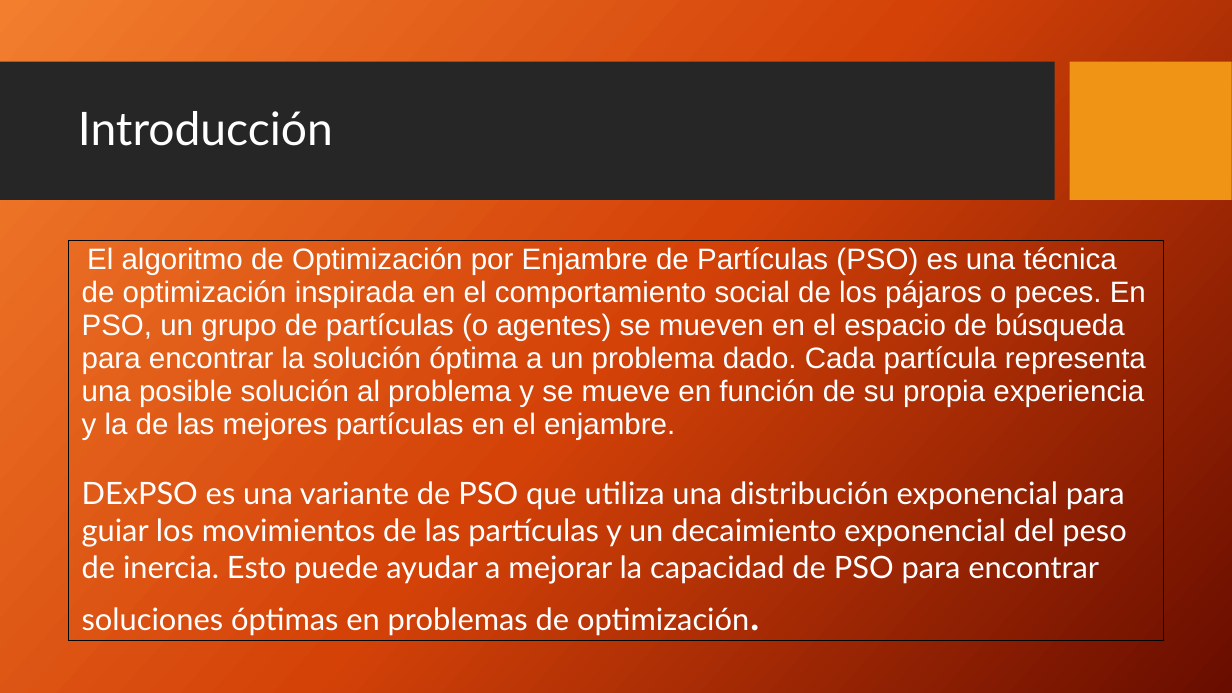
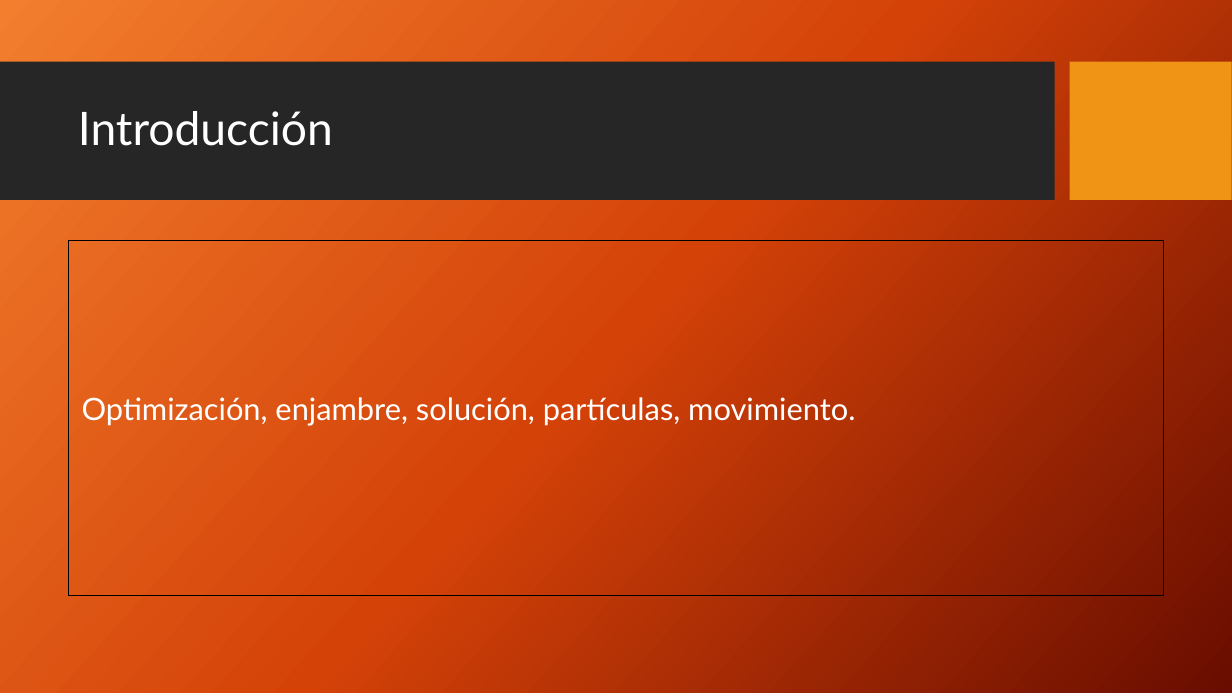
Before and after one commit to fermontenegro/PSO, a slide deck: slide 2 of Presentacion final.pptx. Drawn at 1232x693 pixels with LibreOffice and Linux fonts; fonts in the diff are those of the drawing; background and template pictures are left out. Boxes give left, top, right and bottom in pixels: in the first picture for what was removed or moved away, otherwise in the second. Text is boxed around its words. In the diff, an @@ line names an element or a change of style, - is before the commit and + after.

Commit message:
finish final ppt

```diff
--- a/Presentacion final.pptx
+++ b/Presentacion final.pptx
@@ table at (x1=68, y1=240, x2=1163, y2=595) @@
-row 1, column 1: El algoritmo de Optimización por Enjambre de Partículas (PSO) es una técnica de optimización inspirada en el comportamiento social de los pájaros o peces. En PSO, un grupo de partículas (o agentes) se mueven en el espacio de búsqueda para encontrar la solución óptima a un problema dado. Cada partícula representa una posible solución al problema y se mueve en función de su propia experiencia y la de las mejores partículas en el enjambre. / DExPSO es una variante de PSO que utiliza una distribución exponencial para guiar los movimientos de las partículas y un decaimiento exponencial del peso de inercia. Esto puede ayudar a mejorar la capacidad de PSO para encontrar soluciones óptimas en problemas de optimización.
+row 1, column 1: Optimización, enjambre, solución, partículas, movimiento.
```
Also in this commit, not shown: 5 other slides changed, 6 slides added, 2 slides removed, 6 other files.
